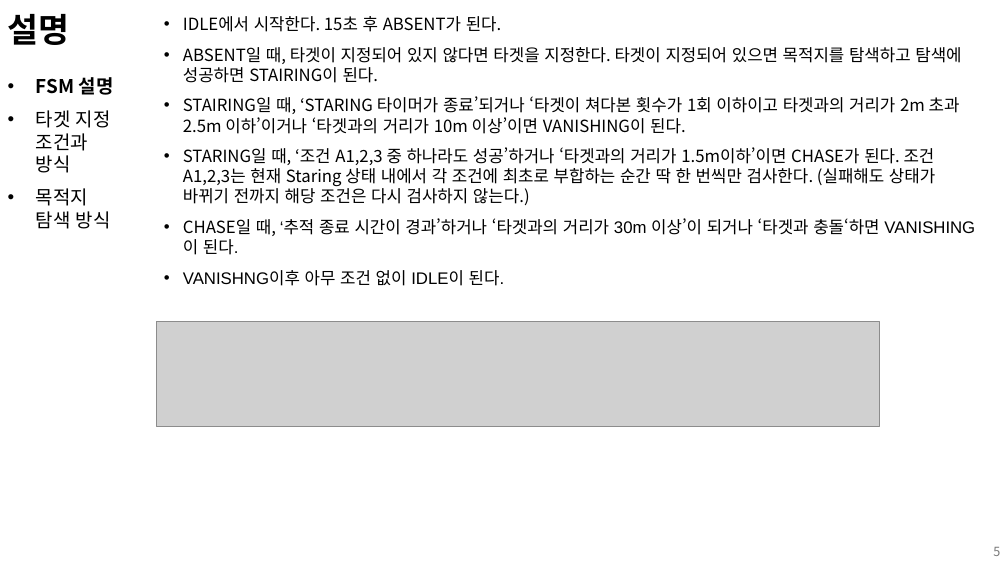
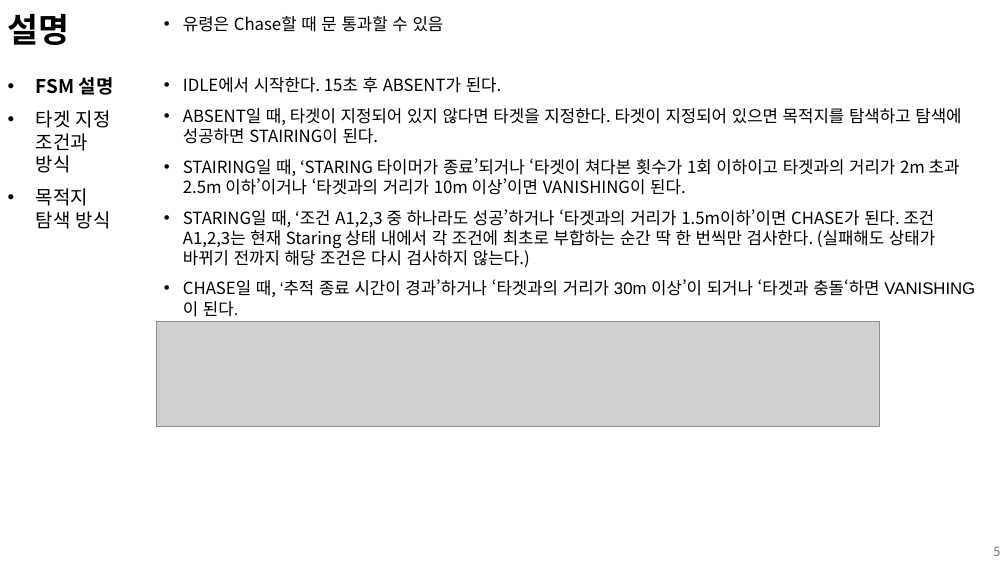
Before and after one commit to kimi5231/B1A2_project, a slide deck: slide 5 of 기획/몬스터 기획서_Ghost.pptx. Drawn at 1008x567 pixels with LibreOffice and Linux fonts; fonts in the diff are those of the drawing; grey boxes stand for pictures. Boxes give left, top, right and bottom in pixels: in the first picture for what was removed or moved away, otherwise in the second. Text is boxed around its words. In the diff, an @@ line names an element or a change of style, - is before the commit and + after.

Commit message:
Ghost 기획서 수정

```diff
--- a/기획/몬스터 기획서_Ghost.pptx
+++ b/기획/몬스터 기획서_Ghost.pptx
@@ text at box(183, 16, 444, 32): paragraph added @@
+• 유령은 Chase할 때 문 통과할 수 있음
```
